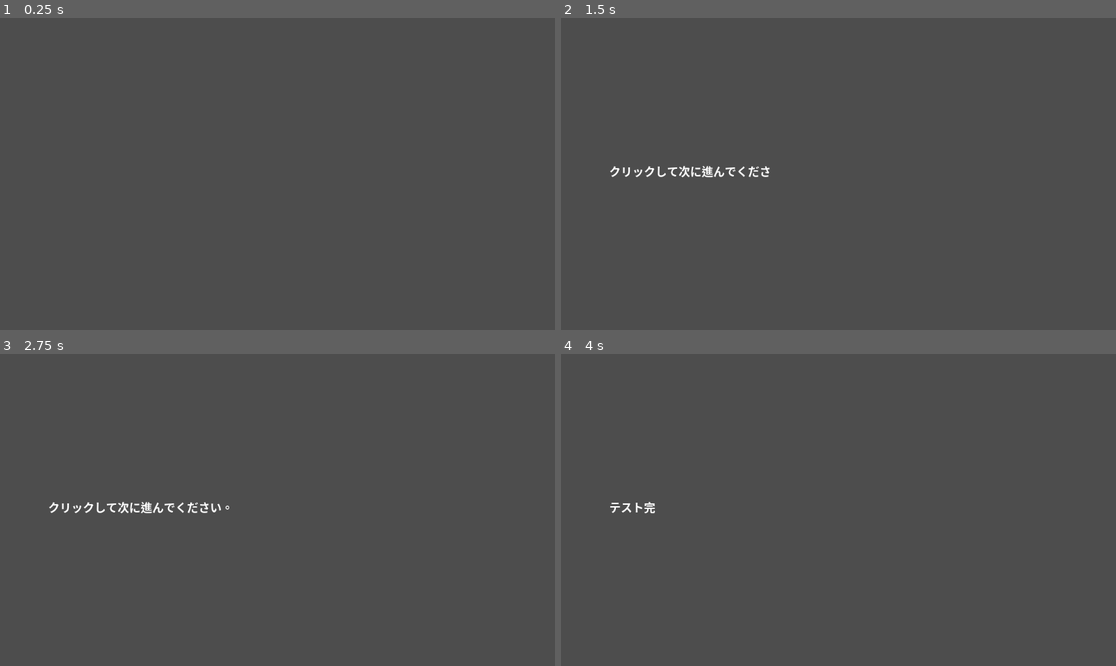
Above: before the commit, frames 1-4 (two rows, left to right).
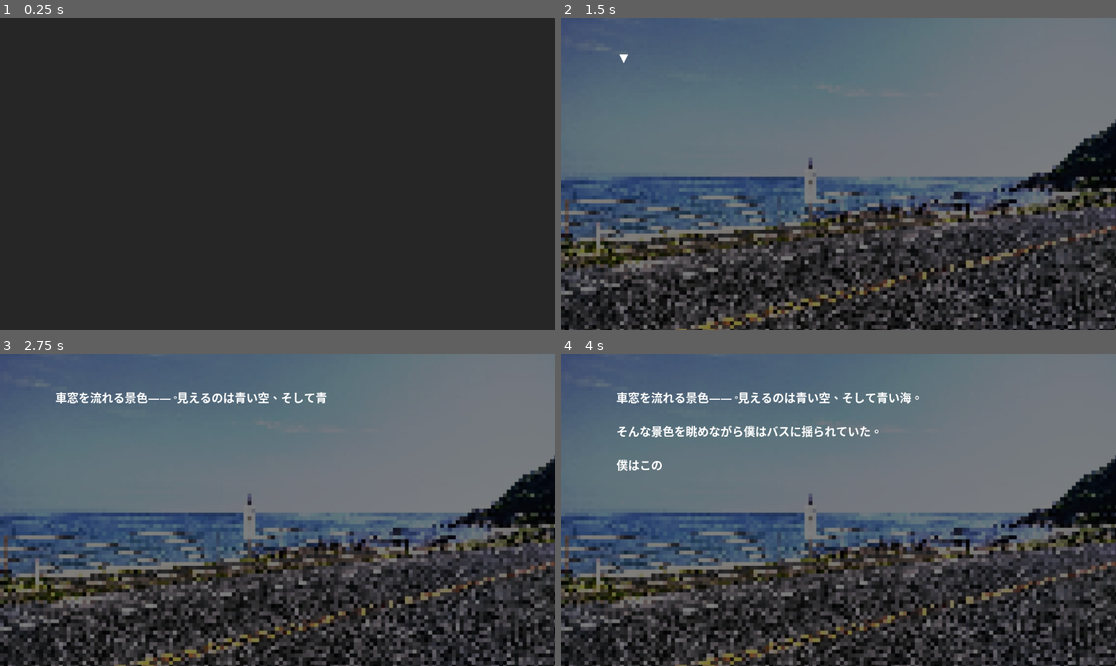
Above: after the commit, the same moments.

Repository: azukigame-s/kiminokoe
Game: Godot game, scene res://scenes/test_scenario_engine.tscn
The game is run twice, just before and just after one commit, with the same random seed, the same clock (stepped at 60 frames per second) and the same inputs. This scene is started directly instead of the project's main scene.
Inputs (mouse positions are in pixels of both pictures, inside the frame that each line leads up to):
- Up to frame 1 (0.25 s): no input
- Up to frame 2 (1.5 s): tap Enter at 0.5, 0.6 s; move the mouse to (960, 158) at 0.52 s; hold D 0.53-1.28 s; click (960, 158) at 0.67 s; tap Space at 0.77 s; move the mouse to (727, 189) at 1.27 s; hold Down from 1.28 s (still down); tap B at 1.35 s
- Up to frame 3 (2.75 s): tap Space at 1.52 s; move the mouse to (333, 441) at 2.02 s; release Down at 2.03 s; hold D from 2.03 s (still down); tap C at 2.1 s
- Up to frame 4 (4 s): move the mouse to (810, 572) at 2.77 s; release D at 2.78 s; hold Up 2.78-3.53 s; tap E at 2.85 s; click (810, 572) at 2.92 s; tap Space at 3.02, 3.77 s; move the mouse to (1005, 556) at 3.52 s; hold A from 3.53 s (still down); tap Ctrl at 3.6 s

The runs differ from the first frame. In frame 1, 100% of the frame differs, in the area x 0-100%, y 0-100%; in frame 2, 88%; in frame 3, 88%; in frame 4, 88%.

Commit message:
🚧 背景＆サウンド周りの再実装

Diff:
--- a/scenes/test_scenario_engine.tscn
+++ b/scenes/test_scenario_engine.tscn
@@ -4,7 +4,9 @@
 
 [node name="TestScene" type="Control" unique_id=1407341929]
 layout_mode = 3
-anchors_preset = 0
-offset_right = 40.0
-offset_bottom = 40.0
+anchors_preset = 15
+anchor_right = 1.0
+anchor_bottom = 1.0
+grow_horizontal = 2
+grow_vertical = 2
 script = ExtResource("1_se043")
--- a/scripts/core/command_executor.gd
+++ b/scripts/core/command_executor.gd
@@ -6,19 +6,19 @@
 
 # UI コンポーネント（後で設定）
 var text_display: TextDisplay
-var background_display: Control
-var audio_manager: Node
+var background_display: BackgroundDisplay
+var audio_manager: AudioManager
 
 # シグナル
 signal command_completed
 
 func _ready():
-	print("[CommandExecutor] Ready")
+	print("[CommandExecutor] 準備完了")
 
 ## コマンドを実行
 func execute(command: Dictionary, skip_controller: SkipController) -> void:
 	if not command.has("type"):
-		push_error("[CommandExecutor] Command has no type")
+		push_error("[CommandExecutor] コマンドにtypeがありません")
 		return
 
 	var command_type = command.type
@@ -39,81 +39,130 @@
 			pass
 		"subtitle":
 			await execute_subtitle(command, skip_controller)
+		"index":
+			# インデックスマーカーはスキップ
+			pass
+		"jump":
+			# ジャンプは ScenarioEngine で処理
+			pass
+		"flashback_start":
+			await execute_flashback_start(command, skip_controller)
+		"flashback_end":
+			await execute_flashback_end(command, skip_controller)
 		_:
-			push_warning("[CommandExecutor] Unknown command type: %s" % command_type)
+			push_warning("[CommandExecutor] 不明なコマンドタイプ: %s" % command_type)
 
 	command_completed.emit()
 
 ## dialogue コマンドを実行
 func execute_dialogue(command: Dictionary, skip_controller: SkipController) -> void:
 	if not text_display:
-		push_error("[CommandExecutor] TextDisplay not set")
+		push_error("[CommandExecutor] TextDisplay が設定されていません")
 		return
 
 	var text = command.get("text", "")
 	var new_page = command.get("new_page", false)
+	var go_next = command.get("go_next", false)
 
-	print("[CommandExecutor] Dialogue: %s (new_page: %s)" % [text, new_page])
-
-	# 新しいページの場合はクリア
-	if new_page:
-		text_display.clear()
+	print("[CommandExecutor] dialogue: %s (new_page: %s, go_next: %s)" % [text, new_page, go_next])
 
 	# テキストを表示
-	text_display.show_text(text)
+	text_display.show_text(text, new_page, go_next)
 
 	# 入力待機（スキップモード対応）
 	await wait_for_input(skip_controller)
 
+	# go_next の場合は自動的に次へ進む（クリック待ちなし）
+	if go_next:
+		return
+
 ## background コマンドを実行
 func execute_background(command: Dictionary, skip_controller: SkipController) -> void:
-	if not background_display:
-		push_warning("[CommandExecutor] BackgroundDisplay not set")
-		return
-
 	var path = command.get("path", "")
 	var effect = command.get("effect", "normal")
 
-	print("[CommandExecutor] Background: %s (effect: %s)" % [path, effect])
+	print("[CommandExecutor] background: %s (effect: %s)" % [path, effect])
 
-	# TODO: 背景表示の実装
-	# background_display.set_background(path, effect)
+	if background_display:
+		# スキップモード中はフェードなしで即座に変更
+		var use_fade = not skip_controller.is_skipping
+		await background_display.set_background(path, effect, use_fade)
+	else:
+		push_warning("[CommandExecutor] BackgroundDisplay が設定されていません")
 
 ## bgm コマンドを実行
 func execute_bgm(command: Dictionary, skip_controller: SkipController) -> void:
 	var path = command.get("path", "")
 
-	print("[CommandExecutor] BGM: %s" % path)
+	print("[CommandExecutor] bgm: %s" % path)
 
-	# TODO: BGM再生の実装
-	# audio_manager.play_bgm(path)
+	if audio_manager:
+		# スキップモード中はフェードなしで即座に再生
+		var use_fade = not skip_controller.is_skipping
+		await audio_manager.play_bgm(path, use_fade)
+	else:
+		push_warning("[CommandExecutor] AudioManager が設定されていません")
 
 ## sfx コマンドを実行
 func execute_sfx(command: Dictionary, skip_controller: SkipController) -> void:
 	var path = command.get("path", "")
 
-	print("[CommandExecutor] SFX: %s" % path)
+	print("[CommandExecutor] sfx: %s" % path)
 
-	# TODO: SFX再生の実装
-	# audio_manager.play_sfx(path)
+	if audio_manager:
+		audio_manager.play_sfx(path)
+	else:
+		push_warning("[CommandExecutor] AudioManager が設定されていません")
 
 ## choice コマンドを実行
 func execute_choice(command: Dictionary, skip_controller: SkipController) -> void:
-	print("[CommandExecutor] Choice")
+	print("[CommandExecutor] choice")
 
-	# TODO: 選択肢表示の実装
+	# 選択肢でスキップモードを停止
+	if skip_controller.is_skipping:
+		skip_controller.disable()
+
+	# TODO: 選択肢表示の実装（Step 5）
 	# choice_display.show_choices(command.choices)
 	# await choice_display.choice_selected
 
 ## subtitle コマンドを実行
 func execute_subtitle(command: Dictionary, skip_controller: SkipController) -> void:
 	var text = command.get("text", "")
+	var fade_time = command.get("fade_time", 1.0)
+	var display_time = command.get("display_time", 2.0)
 
-	print("[CommandExecutor] Subtitle: %s" % text)
+	print("[CommandExecutor] subtitle: %s" % text)
 
-	# TODO: サブタイトル表示の実装
-	# subtitle_display.show_subtitle(text)
+	# スキップモード中はサブタイトルをスキップ
+	if skip_controller.is_skipping:
+		return
+
+	# TODO: サブタイトル表示の実装（Step 5）
+	# subtitle_display.show_subtitle(text, fade_time, display_time)
 	# await subtitle_display.subtitle_completed
+
+## flashback_start コマンドを実行（回想モード開始）
+func execute_flashback_start(command: Dictionary, skip_controller: SkipController) -> void:
+	var effect = command.get("effect", "grayscale")
+
+	print("[CommandExecutor] flashback_start (effect: %s)" % effect)
+
+	if background_display:
+		var use_fade = not skip_controller.is_skipping
+		await background_display.set_effect(effect, use_fade)
+	else:
+		push_warning("[CommandExecutor] BackgroundDisplay が設定されていません")
+
+## flashback_end コマンドを実行（回想モード終了）
+func execute_flashback_end(command: Dictionary, skip_controller: SkipController) -> void:
+	print("[CommandExecutor] flashback_end")
+
+	if background_display:
+		var use_fade = not skip_controller.is_skipping
+		await background_display.set_effect("normal", use_fade)
+	else:
+		push_warning("[CommandExecutor] BackgroundDisplay が設定されていません")
 
 ## 入力待機（スキップモード対応）
 func wait_for_input(skip_controller: SkipController) -> void:
--- a/scripts/test_scenario_engine.gd
+++ b/scripts/test_scenario_engine.gd
@@ -1,14 +1,32 @@
 extends Control
 
 ## ScenarioEngine のテストスクリプト
-## 最小限のシナリオを動かして動作確認
-
-var scenario_engine: ScenarioEngine
-var text_display: TextDisplay
+## Step 2: 背景、BGM/SFX、テキストバッファのテスト
+
+# スクリプトをpreloadで読み込み
+const BackgroundDisplayScript = preload("res://scripts/ui/background_display.gd")
+const AudioManagerScript = preload("res://scripts/ui/audio_manager.gd")
+const TextDisplayScript = preload("res://scripts/ui/text_display.gd")
+const ScenarioEngineScript = preload("res://scripts/core/scenario_engine.gd")
+
+var scenario_engine
+var text_display
+var background_display
+var audio_manager
 var skip_indicator: Label
 
 func _ready():
-	print("[TestScenarioEngine] Starting test")
+	print("[TestScenarioEngine] テスト開始")
+
+	# 自身（Control）をフルスクリーンに設定
+	anchor_left = 0.0
+	anchor_top = 0.0
+	anchor_right = 1.0
+	anchor_bottom = 1.0
+	offset_left = 0
+	offset_top = 0
+	offset_right = 0
+	offset_bottom = 0
 
 	# UI構築
 	setup_ui()
@@ -25,33 +43,71 @@
 
 ## UI構築
 func setup_ui():
+	# 背景表示の作成
+	background_display = TextureRect.new()
+	background_display.set_script(BackgroundDisplayScript)
+	background_display.name = "BackgroundDisplay"
+	# フルスクリーン設定（add_child前に設定が必要）
+	background_display.set_anchors_preset(Control.PRESET_FULL_RECT)
+	add_child(background_display)
+
+	# テキスト表示用の半透明パネル
+	var text_panel = Panel.new()
+	text_panel.name = "TextPanel"
+	text_panel.anchor_left = 0.0
+	text_panel.anchor_top = 0.0
+	text_panel.anchor_right = 1.0
+	text_panel.anchor_bottom = 1.0
+
+	var style_box = StyleBoxFlat.new()
+	style_box.bg_color = Color(0, 0, 0, 0.5)
+	text_panel.add_theme_stylebox_override("panel", style_box)
+	add_child(text_panel)
+
 	# TextDisplay の作成
-	text_display = TextDisplay.new()
+	text_display = Control.new()
+	text_display.set_script(TextDisplayScript)
+	text_display.name = "TextDisplay"
+	text_display.anchor_left = 0.0
+	text_display.anchor_top = 0.0
+	text_display.anchor_right = 1.0
+	text_display.anchor_bottom = 1.0
 	add_child(text_display)
 
 	# TextLabel の作成
 	var text_label = RichTextLabel.new()
 	text_label.name = "TextLabel"
-	text_label.custom_minimum_size = Vector2(800, 200)
-	text_label.position = Vector2(100, 300)
-	text_label.size = Vector2(800, 200)
+	text_label.anchor_left = 0.1
+	text_label.anchor_top = 0.1
+	text_label.anchor_right = 0.9
+	text_label.anchor_bottom = 0.9
 	text_label.add_theme_font_size_override("normal_font_size", 24)
+	text_label.add_theme_color_override("default_color", Color.WHITE)
 	text_display.add_child(text_label)
 
 	# TextDisplay に TextLabel を設定
 	text_display.text_label = text_label
 
-	print("[TestScenarioEngine] UI setup complete")
+	# AudioManager の作成
+	audio_manager = Node.new()
+	audio_manager.set_script(AudioManagerScript)
+	audio_manager.name = "AudioManager"
+	add_child(audio_manager)
+
+	print("[TestScenarioEngine] UI構築完了")
 
 ## ScenarioEngine の初期化
 func setup_scenario_engine():
-	scenario_engine = ScenarioEngine.new()
+	scenario_engine = Node.new()
+	scenario_engine.set_script(ScenarioEngineScript)
 	add_child(scenario_engine)
 
-	# CommandExecutor に TextDisplay を設定
+	# CommandExecutor に各コンポーネントを設定
 	scenario_engine.command_executor.text_display = text_display
-
-	print("[TestScenarioEngine] ScenarioEngine setup complete")
+	scenario_engine.command_executor.background_display = background_display
+	scenario_engine.command_executor.audio_manager = audio_manager
+
+	print("[TestScenarioEngine] ScenarioEngine 初期化完了")
 
 ## スキップインジケータの設定
 func setup_skip_indicator():
@@ -67,49 +123,84 @@
 	# SkipController のシグナルに接続
 	scenario_engine.skip_controller.skip_mode_changed.connect(_on_skip_mode_changed)
 
-	print("[TestScenarioEngine] Skip indicator setup complete")
+	print("[TestScenarioEngine] スキップインジケータ設定完了")
 
 ## スキップモード変更時のコールバック
 func _on_skip_mode_changed(is_skipping: bool):
 	skip_indicator.visible = is_skipping
-	print("[TestScenarioEngine] Skip indicator: %s" % ("VISIBLE" if is_skipping else "HIDDEN"))
+	print("[TestScenarioEngine] スキップインジケータ: %s" % ("表示" if is_skipping else "非表示"))
 
 ## テストシナリオの実行
 func run_test_scenario():
-	print("[TestScenarioEngine] Running test scenario")
-
-	# 簡単なテストシナリオ
+	print("[TestScenarioEngine] テストシナリオ実行開始")
+
+	# Step 2 のテストシナリオ
+	# 背景、BGM、テキストバッファ、go_next をテスト
 	var test_scenario = [
-		{
-			"type": "dialogue",
-			"text": "こんにちは！",
-			"new_page": true
-		},
-		{
-			"type": "dialogue",
-			"text": "これは新しいScenarioEngineのテストです。",
-			"new_page": false
-		},
-		{
-			"type": "dialogue",
-			"text": "クリックして次に進んでください。",
-			"new_page": true
-		},
-		{
-			"type": "dialogue",
-			"text": "スキップモードもテストしてみましょう。",
-			"new_page": false
-		},
-		{
-			"type": "dialogue",
-			"text": "テスト完了！",
+		# 背景設定
+		{
+			"type": "background",
+			"path": "res://assets/backgrounds/sea.jpg"
+		},
+		# BGM再生（ファイルが存在しない場合は警告が出るだけ）
+		{
+			"type": "bgm",
+			"path": "res://assets/music/sample_bgm.mp3"
+		},
+		# テキスト表示（新しいページ）
+		{
+			"type": "dialogue",
+			"text": "車窓を流れる景色――。見えるのは青い空、そして青い海。",
+			"new_page": true
+		},
+		# テキスト追加（同じページに追加）
+		{
+			"type": "dialogue",
+			"text": "そんな景色を眺めながら僕はバスに揺られていた。"
+		},
+		# テキスト追加（同じページに追加、go_next付き）
+		{
+			"type": "dialogue",
+			"text": "僕はこの席が好きだった。",
+			"go_next": true
+		},
+		# 新しいページ
+		{
+			"type": "dialogue",
+			"text": "理由は２つ。",
+			"new_page": true
+		},
+		{
+			"type": "dialogue",
+			"text": "フロントガラスから左の車窓にかけて、大パノラマの景色を拝むことができるというのがひとつ。"
+		},
+		{
+			"type": "dialogue",
+			"text": "運賃箱を見るのが好き、というのがもうひとつだ。",
+			"go_next": true
+		},
+		# 背景変更
+		{
+			"type": "background",
+			"path": "res://assets/backgrounds/busstop.jpg"
+		},
+		# 新しいページ
+		{
+			"type": "dialogue",
+			"text": "バス停に到着した。",
+			"new_page": true
+		},
+		# テスト完了
+		{
+			"type": "dialogue",
+			"text": "【Step 2 テスト完了】背景、BGM、テキストバッファが動作しました！",
 			"new_page": true
 		}
 	]
 
 	await scenario_engine.start_scenario(test_scenario)
 
-	print("[TestScenarioEngine] Test scenario completed")
+	print("[TestScenarioEngine] テストシナリオ完了")
 
 ## 入力処理（スキップモード切り替え）
 func _input(event):
--- /dev/null
+++ b/scripts/ui/audio_manager.gd
@@ -0,0 +1,111 @@
+extends Node
+class_name AudioManager
+
+## オーディオ管理クラス
+## BGMと効果音の再生を管理
+
+# オーディオプレイヤー
+var bgm_player: AudioStreamPlayer
+var sfx_player: AudioStreamPlayer
+
+# 現在再生中のBGMパス
+var current_bgm_path: String = ""
+
+# フェード設定
+var bgm_fade_duration: float = 0.5
+var bgm_fade_start_db: float = -40.0  # フェードイン開始時の音量
+
+func _ready():
+	print("[AudioManager] 準備完了")
+
+	# BGMプレイヤーの作成
+	bgm_player = AudioStreamPlayer.new()
+	bgm_player.name = "BGMPlayer"
+	bgm_player.bus = "Master"  # 必要に応じてバスを変更
+	add_child(bgm_player)
+
+	# SFXプレイヤーの作成
+	sfx_player = AudioStreamPlayer.new()
+	sfx_player.name = "SFXPlayer"
+	sfx_player.bus = "Master"
+	add_child(sfx_player)
+
+## BGMを再生
+func play_bgm(path: String, fade_in: bool = true) -> void:
+	if current_bgm_path == path and bgm_player.playing:
+		print("[AudioManager] 同じBGMが再生中: %s" % path)
+		return
+
+	print("[AudioManager] BGM再生: %s" % path)
+
+	# 現在のBGMをフェードアウト
+	if bgm_player.playing and fade_in:
+		await _fade_out_bgm()
+
+	# 新しいBGMを読み込み
+	var stream = load(path)
+	if stream == null:
+		push_error("[AudioManager] BGM読み込み失敗: %s" % path)
+		return
+
+	current_bgm_path = path
+	bgm_player.stream = stream
+
+	if fade_in:
+		bgm_player.volume_db = bgm_fade_start_db
+		bgm_player.play()
+		await _fade_in_bgm()
+	else:
+		bgm_player.volume_db = 0.0
+		bgm_player.play()
+
+	print("[AudioManager] BGM再生開始: %s" % path)
+
+## BGMを停止
+func stop_bgm(fade_out: bool = true) -> void:
+	if not bgm_player.playing:
+		return
+
+	print("[AudioManager] BGM停止")
+
+	if fade_out:
+		await _fade_out_bgm()
+
+	bgm_player.stop()
+	current_bgm_path = ""
+
+## 効果音を再生
+func play_sfx(path: String) -> void:
+	print("[AudioManager] 効果音再生: %s" % path)
+
+	var stream = load(path)
+	if stream == null:
+		push_error("[AudioManager] 効果音読み込み失敗: %s" % path)
+		return
+
+	sfx_player.stream = stream
+	sfx_player.play()
+
+## BGMフェードアウト
+func _fade_out_bgm() -> void:
+	var tween = create_tween()
+	tween.tween_property(bgm_player, "volume_db", bgm_fade_start_db, bgm_fade_duration)
+	await tween.finished
+
+## BGMフェードイン
+func _fade_in_bgm() -> void:
+	var tween = create_tween()
+	tween.tween_property(bgm_player, "volume_db", 0.0, bgm_fade_duration)
+	await tween.finished
+
+## BGM音量を設定（0.0〜1.0）
+func set_bgm_volume(volume: float) -> void:
+	bgm_player.volume_db = linear_to_db(clamp(volume, 0.0, 1.0))
+
+## SFX音量を設定（0.0〜1.0）
+func set_sfx_volume(volume: float) -> void:
+	sfx_player.volume_db = linear_to_db(clamp(volume, 0.0, 1.0))
+
+## フェード時間を設定
+func set_fade_duration(duration: float) -> void:
+	bgm_fade_duration = duration
--- /dev/null
+++ b/scripts/ui/background_display.gd
@@ -0,0 +1,122 @@
+extends TextureRect
+class_name BackgroundDisplay
+
+## 背景表示クラス
+## フェード効果とエフェクト（グレースケール、セピア）をサポート
+
+# シグナル
+signal fade_completed
+
+# フェード設定
+var fade_duration: float = 0.5
+var is_fading: bool = false
+
+# エフェクト状態
+var current_effect: String = "normal"  # "normal", "grayscale", "sepia"
+
+func _ready():
+	print("[BackgroundDisplay] 準備完了")
+
+	# フルスクリーン設定（novel_system.tscn に合わせる）
+	custom_minimum_size = Vector2(1024, 600)
+	set_anchors_preset(Control.PRESET_FULL_RECT)
+	size_flags_horizontal = Control.SIZE_EXPAND_FILL
+	size_flags_vertical = Control.SIZE_EXPAND_FILL
+	expand_mode = TextureRect.EXPAND_IGNORE_SIZE
+	stretch_mode = TextureRect.STRETCH_KEEP_ASPECT_COVERED
+
+## 背景を設定（フェード付き）
+func set_background(path: String, effect: String = "normal", use_fade: bool = true) -> void:
+	print("[BackgroundDisplay] 背景設定: %s (エフェクト: %s)" % [path, effect])
+
+	# テクスチャを読み込み
+	var new_texture = load(path)
+	if new_texture == null:
+		push_error("[BackgroundDisplay] テクスチャ読み込み失敗: %s" % path)
+		return
+
+	if use_fade and visible:
+		# フェードアウト → 変更 → フェードイン
+		await _fade_out()
+		texture = new_texture
+		_apply_effect(effect)
+		await _fade_in()
+	else:
+		# 即座に変更
+		texture = new_texture
+		_apply_effect(effect)
+		modulate.a = 1.0
+		visible = true
+
+	fade_completed.emit()
+	print("[BackgroundDisplay] 背景設定完了")
+
+## エフェクトのみ変更
+func set_effect(effect: String, use_fade: bool = true) -> void:
+	if current_effect == effect:
+		return
+
+	print("[BackgroundDisplay] エフェクト変更: %s → %s" % [current_effect, effect])
+
+	if use_fade:
+		await _fade_out()
+		_apply_effect(effect)
+		await _fade_in()
+	else:
+		_apply_effect(effect)
+
+	fade_completed.emit()
+
+## エフェクトを適用
+func _apply_effect(effect: String) -> void:
+	current_effect = effect
+
+	match effect:
+		"grayscale":
+			var shader = load("res://shaders/grayscale.gdshader")
+			if shader:
+				var mat = ShaderMaterial.new()
+				mat.shader = shader
+				material = mat
+				print("[BackgroundDisplay] グレースケール適用")
+			else:
+				push_warning("[BackgroundDisplay] グレースケールシェーダー読み込み失敗")
+		"sepia":
+			var shader = load("res://shaders/sepia.gdshader")
+			if shader:
+				var mat = ShaderMaterial.new()
+				mat.shader = shader
+				material = mat
+				print("[BackgroundDisplay] セピア適用")
+			else:
+				push_warning("[BackgroundDisplay] セピアシェーダー読み込み失敗")
+		"normal", _:
+			material = null
+			print("[BackgroundDisplay] エフェクト解除")
+
+## フェードアウト
+func _fade_out() -> void:
+	if is_fading:
+		return
+
+	is_fading = true
+	var tween = create_tween()
+	tween.tween_property(self, "modulate:a", 0.0, fade_duration / 2.0)
+	await tween.finished
+	is_fading = false
+
+## フェードイン
+func _fade_in() -> void:
+	if is_fading:
+		return
+
+	is_fading = true
+	visible = true
+	var tween = create_tween()
+	tween.tween_property(self, "modulate:a", 1.0, fade_duration / 2.0)
+	await tween.finished
+	is_fading = false
+
+## フェード時間を設定
+func set_fade_duration(duration: float) -> void:
+	fade_duration = duration
--- a/scripts/ui/text_display.gd
+++ b/scripts/ui/text_display.gd
@@ -2,7 +2,7 @@
 class_name TextDisplay
 
 ## テキスト表示クラス
-## シンプルなテキスト表示とクリック待機
+## テキストバッファ、ページ送り、アニメーション表示をサポート
 
 # シグナル
 signal clicked
@@ -12,18 +12,34 @@
 var text_speed: float = 0.05  # 1文字あたりの表示時間（秒）
 var instant_display: bool = false  # 即座に全文表示
 
+# テキストバッファ
+var page_buffer: Array = []  # [{text: String, go_next: bool}, ...]
+var current_buffer_index: int = 0
+
 # 現在の状態
 var current_text: String = ""
 var displayed_text: String = ""
+var full_page_text: String = ""  # ページ全体のテキスト（過去のテキストを含む）
 var is_animating: bool = false
 var animation_timer: float = 0.0
 var current_char_index: int = 0
 
+# 次のコマンドに自動進行するかどうか
+var should_go_next: bool = false
+
+# インジケータ設定
+var indicator_symbol: String = "▼"
+var page_indicator_symbol: String = "▽"
+var show_indicator: bool = true
+var indicator_visible: bool = true
+var indicator_blink_timer: float = 0.0
+var indicator_blink_speed: float = 0.5
+
 # ノード参照
 var text_label: RichTextLabel = null
 
 func _ready():
-	print("[TextDisplay] Ready")
+	print("[TextDisplay] 準備完了")
 
 	# クリック検知のための入力設定
 	set_process_input(true)
@@ -31,9 +47,9 @@
 	# TextLabel を探す（子ノードとして追加されている場合）
 	if has_node("TextLabel"):
 		text_label = get_node("TextLabel")
-		print("[TextDisplay] TextLabel found")
-	else:
-		print("[TextDisplay] TextLabel not found, will be set later")
+		print("[TextDisplay] TextLabel を検出")
+	else:
+		print("[TextDisplay] TextLabel は後で設定されます")
 
 func _input(event):
 	if event is InputEventMouseButton:
@@ -45,6 +61,7 @@
 				_on_clicked()
 
 func _process(delta):
+	# テキストアニメーション処理
 	if is_animating and text_label:
 		animation_timer += delta
 
@@ -52,58 +69,123 @@
 		while animation_timer >= text_speed and current_char_index < current_text.length():
 			current_char_index += 1
 			displayed_text = current_text.substr(0, current_char_index)
-			text_label.text = displayed_text
+			_update_display()
 			animation_timer -= text_speed
 
 		# アニメーション完了チェック
 		if current_char_index >= current_text.length():
 			is_animating = false
+			_finalize_text()
 			text_animation_completed.emit()
 
-## テキストを表示
-func show_text(text: String) -> void:
+	# インジケータの点滅処理
+	if not is_animating and show_indicator:
+		indicator_blink_timer += delta
+		if indicator_blink_timer >= indicator_blink_speed:
+			indicator_blink_timer = 0.0
+			indicator_visible = not indicator_visible
+			_update_display()
+
+## テキストを表示（バッファに追加）
+func show_text(text: String, new_page: bool = false, go_next: bool = false) -> void:
 	if not text_label:
-		push_error("[TextDisplay] text_label is null")
+		push_error("[TextDisplay] text_label が設定されていません")
 		return
 
+	print("[TextDisplay] テキスト表示: %s (new_page: %s, go_next: %s)" % [text, new_page, go_next])
+
+	should_go_next = go_next
+
+	if new_page:
+		# 新しいページ: バッファをクリアして開始
+		clear()
+
+	# バッファに追加
+	page_buffer.append({
+		"text": text,
+		"go_next": go_next
+	})
+
+	# テキストを設定してアニメーション開始
 	current_text = text
 	current_char_index = 0
 	displayed_text = ""
 	animation_timer = 0.0
+	indicator_visible = true
 
 	if instant_display:
 		# 即座に全文表示
 		displayed_text = current_text
 		current_char_index = current_text.length()
-		text_label.text = displayed_text
-		is_animating = false
+		_finalize_text()
 		text_animation_completed.emit()
 	else:
 		# アニメーション開始
 		is_animating = true
-		text_label.text = ""
-
-	print("[TextDisplay] Showing text: %s" % text)
-
-## テキストをクリア
+
+## テキストをクリア（新しいページ開始）
 func clear() -> void:
+	page_buffer.clear()
+	current_buffer_index = 0
 	current_text = ""
 	displayed_text = ""
+	full_page_text = ""
 	current_char_index = 0
 	is_animating = false
+	should_go_next = false
+
 	if text_label:
 		text_label.text = ""
-	print("[TextDisplay] Cleared")
+
+	print("[TextDisplay] クリア")
 
 ## アニメーションを完了（即座に全文表示）
 func complete_animation() -> void:
 	if is_animating and text_label:
 		displayed_text = current_text
 		current_char_index = current_text.length()
-		text_label.text = displayed_text
 		is_animating = false
+		_finalize_text()
 		text_animation_completed.emit()
-		print("[TextDisplay] Animation completed")
+		print("[TextDisplay] アニメーション完了")
+
+## テキスト表示を確定
+func _finalize_text() -> void:
+	# 過去のテキストがあれば改行して追加
+	if full_page_text != "":
+		full_page_text += "\n\n" + displayed_text
+	else:
+		full_page_text = displayed_text
+
+	_update_display()
+
+## 表示を更新
+func _update_display() -> void:
+	if not text_label:
+		return
+
+	var display_text = ""
+
+	if is_animating:
+		# アニメーション中: 過去テキスト + 現在のアニメーション中テキスト
+		if full_page_text != "":
+			display_text = full_page_text + "\n\n" + displayed_text
+		else:
+			display_text = displayed_text
+	else:
+		# アニメーション完了: 全テキスト + インジケータ
+		display_text = full_page_text
+		if show_indicator and indicator_visible:
+			display_text += _get_indicator()
+
+	text_label.text = display_text
+
+## インジケータを取得
+func _get_indicator() -> String:
+	if should_go_next:
+		return " " + page_indicator_symbol
+	else:
+		return " " + indicator_symbol
 
 ## クリックされた時の処理
 func _on_clicked() -> void:
@@ -111,10 +193,32 @@
 		# アニメーション中ならアニメーションを完了
 		complete_animation()
 	else:
-		# アニメーション完了後ならクリックシグナルを発行
-		clicked.emit()
-		print("[TextDisplay] Clicked")
+		# アニメーション完了後
+		if should_go_next:
+			# go_next フラグがある場合は自動的に次へ
+			clicked.emit()
+		else:
+			# 通常のクリック待機完了
+			clicked.emit()
+		print("[TextDisplay] クリック")
+
+## バッファに次のテキストがあるかチェック
+func has_more_in_buffer() -> bool:
+	return current_buffer_index < page_buffer.size() - 1
+
+## 次のテキストをバッファから表示
+func show_next_from_buffer() -> bool:
+	if has_more_in_buffer():
+		current_buffer_index += 1
+		var item = page_buffer[current_buffer_index]
+		show_text(item.text, false, item.go_next)
+		return true
+	return false
 
 ## 即座表示モードの設定
 func set_instant_display(enabled: bool) -> void:
 	instant_display = enabled
+
+## go_next フラグを取得
+func is_go_next() -> bool:
+	return should_go_next
Not shown, added: scripts/ui/audio_manager.gd.uid
Not shown, added: scripts/ui/background_display.gd.uid
